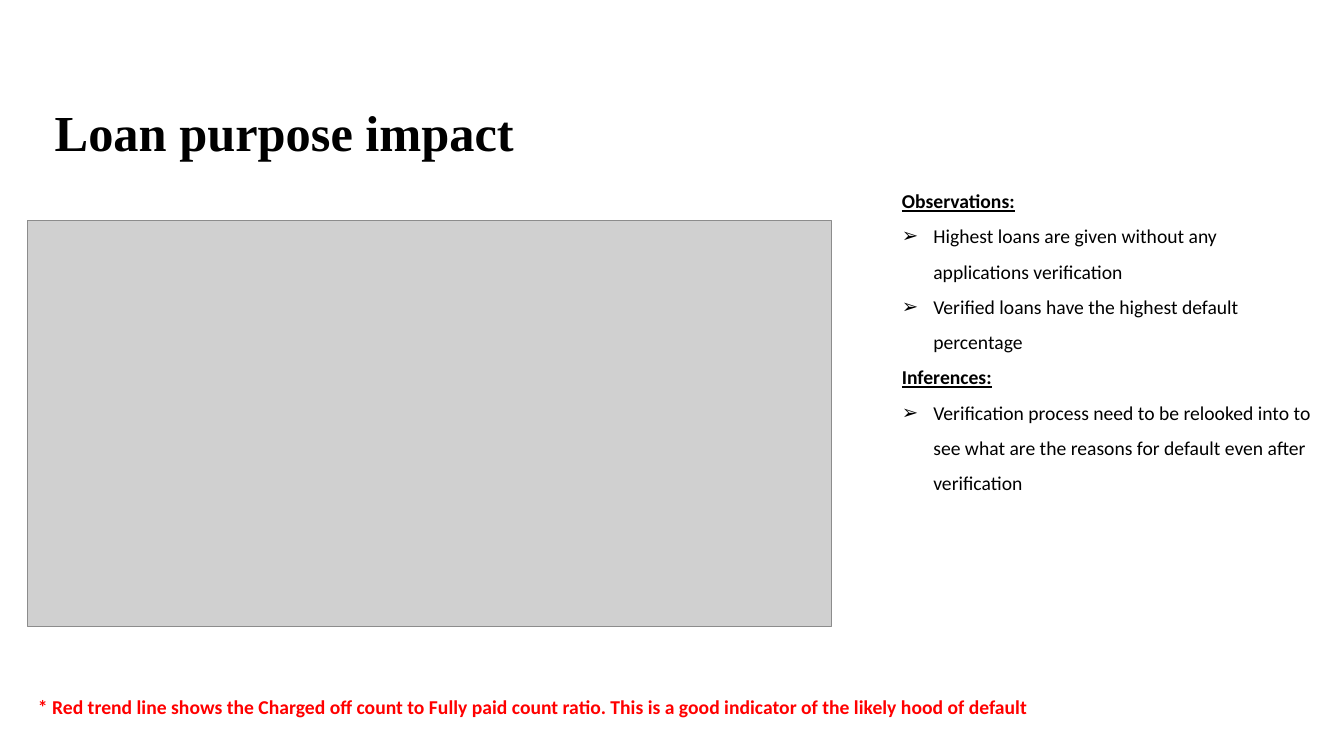
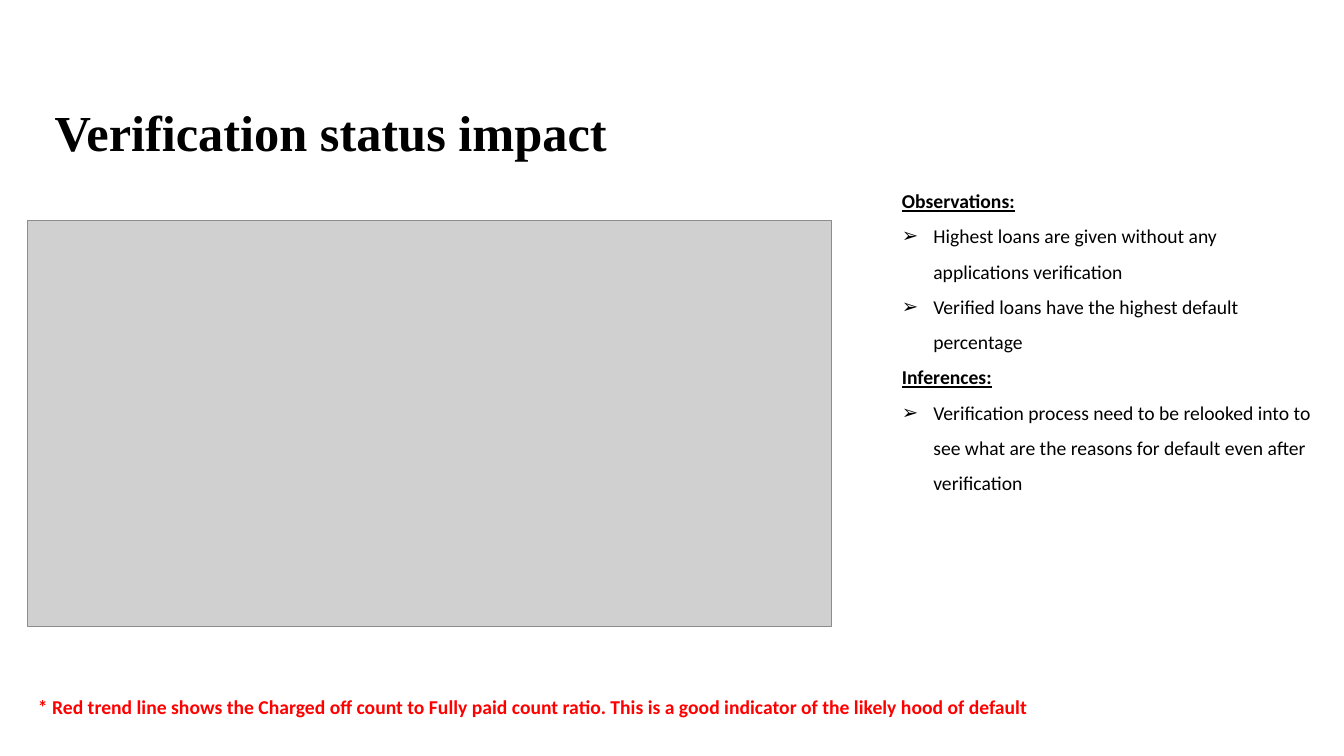
Before and after one commit to Nanditha-G-N/Machine-Learning-Case-Studies, a slide deck: slide 14 of case-study-2/Loan Default case study findings.pptx. Drawn at 1344x756 pixels with LibreOffice and Linux fonts; fonts in the diff are those of the drawing; grey boxes stand for pictures; background and template pictures are left out. Boxes give left, top, right and bottom in pixels: in the first picture for what was removed or moved away, otherwise in the second. Text is boxed around its words. In the diff, an @@ line names an element or a change of style, - is before the commit and + after.

```diff
--- a/case-study-2/Loan Default case study findings.pptx
+++ b/case-study-2/Loan Default case study findings.pptx
@@ title at <box>55,115,606,162</box>: text changed @@
-Loan purpose impact
+Verification status impact
```
Also in this commit, not shown: 4 other slides changed.
